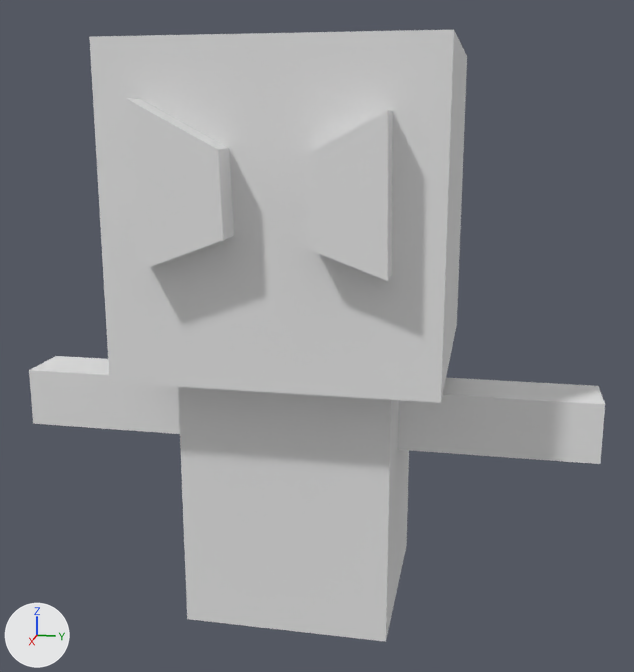
Before and after pictures for a commit that changed the Blender file order of karlindax 3d models in blender/karlindaxdwarf.blend.
Before and after are seen from a camera (50 mm lens) standing at (8.56, 1.84, 3.48) and looking at (0.12, 0.15, 1.37). The lights are fixed; the arrows at lower left show +X, +Y and +Z. The older version comes first.

Script lines for the objects in view, before the commit:
```python
me_cube = bpy.data.meshes.new('Cube')
me_cube.from_pydata(...)  # 24 vertices, 18 faces; spans x -1.48..1.78, y -1.48..1.48, z -0.48..2.48
me_cube.materials.append(mat_material)  # white #e7e7e7
me_cube_001 = bpy.data.meshes.new('Cube.001')
me_cube_001.from_pydata(...)  # 16 vertices, 14 faces; spans x -0.74..0.74, y -0.74..0.74, z -0.01..2.48
me_cube_001.materials.append(mat_material)  # white #e7e7e7
me_cube_002 = bpy.data.meshes.new('Cube.002')
me_cube_002.from_pydata(...)  # 16 vertices, 14 faces; spans x -0.3..0.3, y -0.3..1.8, z -0.3..0.3
me_cube_002.materials.append(None)
me_cube_003 = bpy.data.meshes.new('Cube.003')
me_cube_003.from_pydata(...)  # 16 vertices, 14 faces; spans x -0.3..0.3, y -0.3..1.8, z -0.3..0.3
me_cube_003.materials.append(None)
ob_cube = bpy.data.objects.new('Cube', me_cube)
ob_cube.location = (0.0, 0.0, 1.67)
ob_cube_001 = bpy.data.objects.new('Cube.001', me_cube_001)
ob_cube_001.location = (0.0, 0.0, -1.41)
ob_cube_001.scale = (1.36, 1.36, 1.0)
ob_cube_002 = bpy.data.objects.new('Cube.002', me_cube_002)
ob_cube_002.location = (0.0, 1.15, 0.59)
ob_cube_003 = bpy.data.objects.new('Cube.003', me_cube_003)
ob_cube_003.location = (0.0, -2.65, 0.59)
```
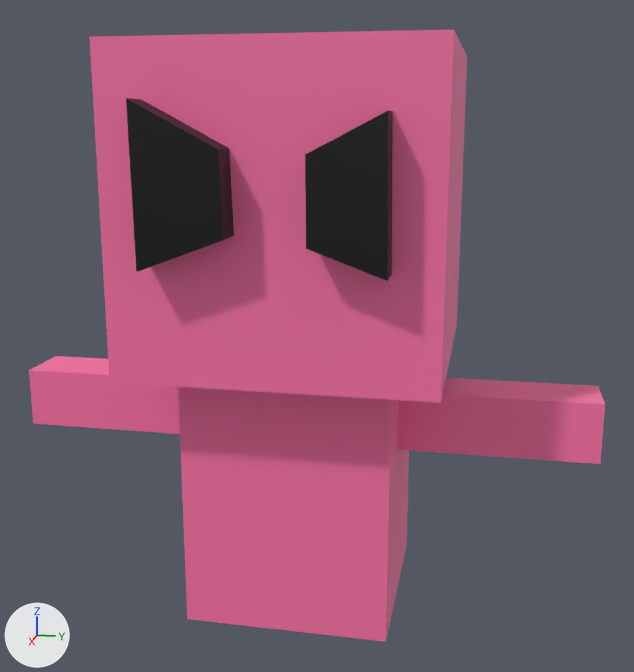
Where the change shows, as pixel boxes [x1, y1, x2, y2] in the pictures (634 x 672 px):
'Cube.001', recoloured (white to pink): [178, 387, 409, 642] in both
'Cube.002', recoloured (white to pink): [398, 378, 605, 464] in both
'Cube.003', recoloured (white to pink): [29, 356, 180, 434] in both
part 1 of me_cube, recoloured (white to pink): [89, 30, 467, 403] in both
part 2 of me_cube, recoloured (white to black): [126, 98, 393, 281] in both

The edits, one by one:
Material 'skinTone' (mat_skintone) is new.
Its base color is (0.965, 0.175, 0.392) (pink #fb74a8).
Material 'black' (mat_black) is new.
Its base color is (0.0, 0.0, 0.0) (black #000000).
me_cube has 24 vertices, 18 faces and spans x -1.48..1.78, y -1.48..1.48, z -0.48..2.48.
me_cube is used by ob_cube; location (0.0, 0.0, 1.67).
me_cube part 1: all 8 faces centred in x -1.48..1.48, y -1.48..1.48, z -0.48..2.48 switch from mat_material (white #e7e7e7) to mat_skintone (pink #fb74a8).
me_cube part 2: all 10 faces centred in x 1.63..1.78, y -1.05..1.04, z 0.71..1.79 switch from mat_material (white #e7e7e7) to mat_black (black #000000).
me_cube_001 has 16 vertices, 14 faces and spans x -0.74..0.74, y -0.74..0.74, z -0.01..2.48.
me_cube_001 no longer uses material mat_material (white #e7e7e7).
me_cube_001 gains material mat_skintone (pink #fb74a8).
me_cube_003 has 16 vertices, 14 faces and spans x -0.3..0.3, y -0.3..1.8, z -0.3..0.3.
me_cube_003 gains material mat_skintone (pink #fb74a8).
me_cube_002 has 16 vertices, 14 faces and spans x -0.3..0.3, y -0.3..1.8, z -0.3..0.3.
me_cube_002 gains material mat_skintone (pink #fb74a8).
